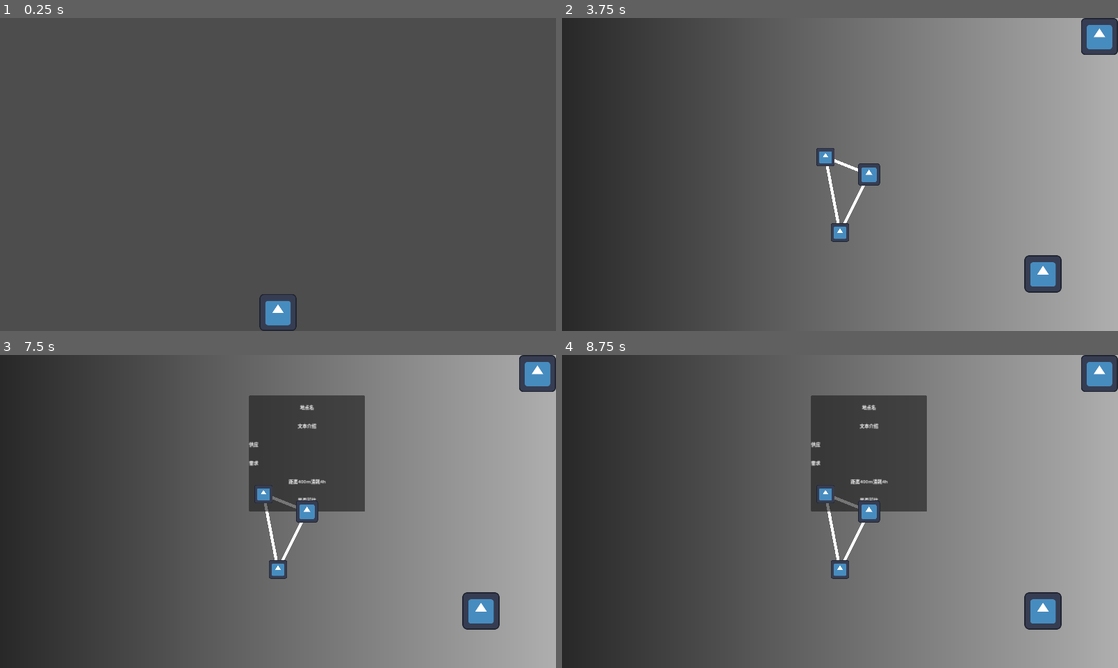
Above: before the commit, frames 1-4 (two rows, left to right).
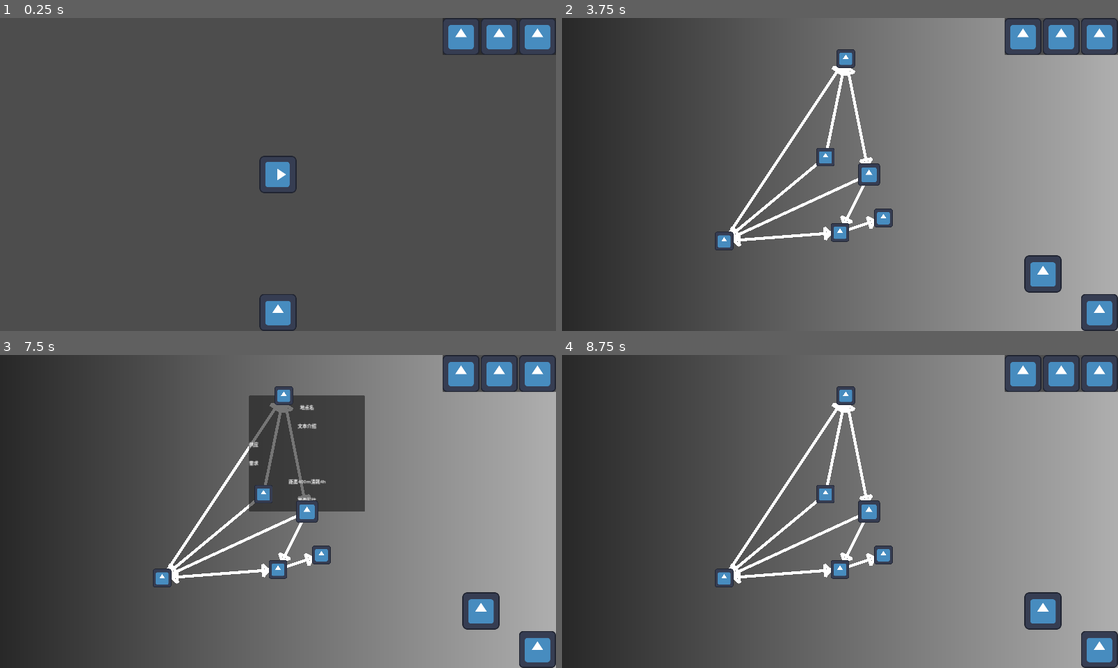
Above: after the commit, the same moments.

Repository: lxdua/EndingLine
Game: Godot game, scene res://Scene/BaseScene/base_scene.tscn
Same seed, same stepped clock (60 frames per second), same inputs: the game is played once before the commit and once after it. The engine's default icon, where the game draws it, is replaced by a stand-in: a white triangle on a blue panel in a dark square.
Inputs (mouse positions are in pixels of both pictures, inside the frame that each line leads up to):
- Up to frame 1 (0.25 s): no input
- Up to frame 2 (3.75 s): click (1023, 36) at 0.52 s; click (1101, 36) at 1.27 s; click (1062, 36) at 2.02 s; click (1062, 36) at 2.77 s; click (840, 312) at 3.5 s
- Up to frame 3 (7.5 s): click (483, 611) at 4.25 s; tap Enter at 5, 6.5 s; move the mouse to (283, 502) at 5.02 s; press the mouse at (283, 502) at 5.03 s; tap Space at 5.75, 7.25 s; move the mouse to (272, 530) at 5.77 s; release the mouse at (272, 530) at 5.78 s; hold A 5.78-6.53 s; click (272, 530) at 5.85 s; move the mouse to (294, 539) at 6.52 s; press the mouse at (294, 539) at 6.53 s; move the mouse to (305, 511) at 7.27 s; release the mouse at (305, 511) at 7.28 s; click (305, 511) at 7.35 s
- Up to frame 4 (8.75 s): tap Enter at 8 s; move the mouse to (823, 492) at 8.02 s; press the mouse at (823, 492) at 8.03 s; hold A from 8.03 s (still down)

The runs differ from the first frame. In frame 1, 1.9% of the frame differs, in the area x 46-100%, y 0-56%; in frame 2, 4.5%; in frame 3, 4.5%; in frame 4, 11%, in the area x 27-100%, y 0-100%.

Commit message:
交一发倍速，补刀到达不了的节点的判定

Diff:
--- a/endinglinetry/Resource/Map/MapRes/map1.tres
+++ b/endinglinetry/Resource/Map/MapRes/map1.tres
@@ -4,5 +4,5 @@
 
 [resource]
 script = ExtResource("1_nrlxa")
-station_pos_list = Array[Vector2]([Vector2(100, 0), Vector2(-50, -60), Vector2(0, 200)])
-track_list = Array[Vector3i]([Vector3i(0, 1, 50), Vector3i(1, 2, 30), Vector3i(0, 2, 300)])
+station_pos_list = Array[Vector2]([Vector2(100, 0), Vector2(-50, -60), Vector2(0, 200), Vector2(150, 150), Vector2(-400, 230), Vector2(20, -400)])
+track_list = Array[Vector3i]([Vector3i(0, 2, 100), Vector3i(0, 4, 50), Vector3i(0, 5, 30), Vector3i(5, 0, 40), Vector3i(1, 4, 0), Vector3i(1, 5, 70), Vector3i(2, 3, 50), Vector3i(2, 4, 60), Vector3i(4, 2, 40), Vector3i(4, 5, 10)])
--- a/endinglinetry/Scene/BaseScene/base_scene.gd
+++ b/endinglinetry/Scene/BaseScene/base_scene.gd
@@ -18,3 +18,20 @@
 	route_selection_scene.show_all()
 
 #endregion
+
+
+#region 倍速相关
+
+func _on_pause_button_pressed() -> void:
+	get_tree().set_pause(true)
+
+func _on_continue_button_pressed() -> void:
+	get_tree().set_pause(false)
+
+func _on_speed_up_button_button_down() -> void:
+	Engine.set_time_scale(2.0)
+
+func _on_speed_up_button_button_up() -> void:
+	Engine.set_time_scale(1.0)
+
+#endregion
--- a/endinglinetry/Scene/BaseScene/base_scene.tscn
+++ b/endinglinetry/Scene/BaseScene/base_scene.tscn
@@ -1,8 +1,45 @@
-[gd_scene load_steps=4 format=3 uid="uid://bvorf6qptqxej"]
+[gd_scene load_steps=7 format=3 uid="uid://bvorf6qptqxej"]
 
 [ext_resource type="Script" path="res://Scene/BaseScene/base_scene.gd" id="1_gwi6o"]
 [ext_resource type="Texture2D" uid="uid://dgbe8puaplb6m" path="res://icon.svg" id="1_osfmn"]
 [ext_resource type="PackedScene" uid="uid://c5vtntw4vu6n" path="res://Scene/RouteSelectionScene/route_selection_scene.tscn" id="2_7vr7o"]
+
+[sub_resource type="Animation" id="Animation_bdmcd"]
+resource_name = "666"
+loop_mode = 1
+tracks/0/type = "value"
+tracks/0/imported = false
+tracks/0/enabled = true
+tracks/0/path = NodePath(".:rotation")
+tracks/0/interp = 1
+tracks/0/loop_wrap = true
+tracks/0/keys = {
+"times": PackedFloat32Array(0, 1),
+"transitions": PackedFloat32Array(1, 1),
+"update": 0,
+"values": [0.0, 6.28319]
+}
+
+[sub_resource type="Animation" id="Animation_wacqr"]
+length = 0.001
+tracks/0/type = "value"
+tracks/0/imported = false
+tracks/0/enabled = true
+tracks/0/path = NodePath(".:rotation")
+tracks/0/interp = 1
+tracks/0/loop_wrap = true
+tracks/0/keys = {
+"times": PackedFloat32Array(0),
+"transitions": PackedFloat32Array(1),
+"update": 0,
+"values": [6.28319]
+}
+
+[sub_resource type="AnimationLibrary" id="AnimationLibrary_7adn5"]
+_data = {
+"666": SubResource("Animation_bdmcd"),
+"RESET": SubResource("Animation_wacqr")
+}
 
 [node name="BaseScene" type="Node2D" node_paths=PackedStringArray("secondary_scene_root", "route_selection_scene")]
 script = ExtResource("1_gwi6o")
@@ -14,6 +51,7 @@
 [node name="RouteSelectionScene" parent="SecondarySceneRoot" instance=ExtResource("2_7vr7o")]
 
 [node name="UI" type="CanvasLayer" parent="."]
+process_mode = 3
 
 [node name="ButtonContainer" type="HBoxContainer" parent="UI"]
 anchors_preset = 12
@@ -29,4 +67,45 @@
 layout_mode = 2
 texture_normal = ExtResource("1_osfmn")
 
+[node name="TimeContainer" type="PanelContainer" parent="UI"]
+anchors_preset = 1
+anchor_left = 1.0
+anchor_right = 1.0
+offset_left = -392.0
+offset_bottom = 128.0
+grow_horizontal = 0
+
+[node name="HBoxContainer" type="HBoxContainer" parent="UI/TimeContainer"]
+layout_mode = 2
+
+[node name="PauseButton" type="TextureButton" parent="UI/TimeContainer/HBoxContainer"]
+layout_mode = 2
+texture_normal = ExtResource("1_osfmn")
+
+[node name="ContinueButton" type="TextureButton" parent="UI/TimeContainer/HBoxContainer"]
+layout_mode = 2
+texture_normal = ExtResource("1_osfmn")
+
+[node name="SpeedUpButton" type="TextureButton" parent="UI/TimeContainer/HBoxContainer"]
+layout_mode = 2
+texture_normal = ExtResource("1_osfmn")
+
+[node name="BaseSceneRoot" type="Node2D" parent="."]
+
+[node name="Camera2D" type="Camera2D" parent="BaseSceneRoot"]
+
+[node name="Sprite2D" type="Sprite2D" parent="BaseSceneRoot"]
+rotation = 6.28319
+texture = ExtResource("1_osfmn")
+
+[node name="AnimationPlayer" type="AnimationPlayer" parent="BaseSceneRoot/Sprite2D"]
+libraries = {
+"": SubResource("AnimationLibrary_7adn5")
+}
+autoplay = "666"
+
 [connection signal="pressed" from="UI/ButtonContainer/RouteSelectionButton" to="." method="_on_route_selection_button_pressed"]
+[connection signal="pressed" from="UI/TimeContainer/HBoxContainer/PauseButton" to="." method="_on_pause_button_pressed"]
+[connection signal="pressed" from="UI/TimeContainer/HBoxContainer/ContinueButton" to="." method="_on_continue_button_pressed"]
+[connection signal="button_down" from="UI/TimeContainer/HBoxContainer/SpeedUpButton" to="." method="_on_speed_up_button_button_down"]
+[connection signal="button_up" from="UI/TimeContainer/HBoxContainer/SpeedUpButton" to="." method="_on_speed_up_button_button_up"]
--- a/endinglinetry/Scene/RouteSelectionScene/Station/station.gd
+++ b/endinglinetry/Scene/RouteSelectionScene/Station/station.gd
@@ -10,6 +10,7 @@
 func _ready() -> void:
 	global_position = station_position
 	route_selection.destination_id_update.connect(on_destination_id_update)
+	route_selection.ui_is_pressed.connect(on_ui_is_pressed)
 
 func _on_station_area_input_event(viewport: Node, event: InputEvent, shape_idx: int) -> void:
 	if event.is_action_pressed("mouse_left"):
@@ -22,6 +23,9 @@
 	else:
 		hide_station_content()
 
+func on_ui_is_pressed():
+	hide_station_content()
+
 func show_station_content():
 	content_container.show()
 
--- a/endinglinetry/Scene/RouteSelectionScene/Track/track.gd
+++ b/endinglinetry/Scene/RouteSelectionScene/Track/track.gd
@@ -8,20 +8,27 @@
 @onready var track_line: Line2D = $TrackLine
 @onready var track_area: Area2D = $TrackArea
 @onready var track_collision_shape: CollisionShape2D = $TrackArea/TrackCollisionShape
+@onready var track_arrow: Line2D = $TrackArrow
 
 func _ready() -> void:
+	init_track()
+
+
+func _on_track_area_input_event(viewport: Node, event: InputEvent, shape_idx: int) -> void:
+	if event.is_action_pressed("mouse_left"):
+		print(start_station.station_id, " ", end_station.station_id, " ", track_length)
+
+func init_track():
 	global_position = start_station.station_position
 	var dist: = end_station.station_position - start_station.station_position
+	dist *= 1.0 - 32.0 / dist.length()
 	track_line.add_point(Vector2.ZERO)
 	track_line.add_point(dist)
+	track_arrow.position = dist
+	track_arrow.rotation = dist.angle()
 	var new_shape = RectangleShape2D.new()
 	new_shape.size.y = track_line.width
 	new_shape.size.x = dist.length()
 	track_collision_shape.shape = new_shape
 	track_collision_shape.position.x += dist.length() / 2
 	track_area.rotation = dist.angle()
-
-
-func _on_track_area_input_event(viewport: Node, event: InputEvent, shape_idx: int) -> void:
-	if event.is_action_pressed("mouse_left"):
-		print(start_station.station_id, " ", end_station.station_id, " ", track_length)
--- a/endinglinetry/Scene/RouteSelectionScene/Track/track.tscn
+++ b/endinglinetry/Scene/RouteSelectionScene/Track/track.tscn
@@ -11,4 +11,8 @@
 
 [node name="TrackCollisionShape" type="CollisionShape2D" parent="TrackArea"]
 
+[node name="TrackArrow" type="Line2D" parent="."]
+points = PackedVector2Array(-20, -20, 0, 0, -20, 20)
+closed = true
+
 [connection signal="input_event" from="TrackArea" to="." method="_on_track_area_input_event"]
--- a/endinglinetry/Scene/RouteSelectionScene/route_selection_scene.gd
+++ b/endinglinetry/Scene/RouteSelectionScene/route_selection_scene.gd
@@ -4,8 +4,8 @@
 const STATION: = preload("res://Scene/RouteSelectionScene/Station/station.tscn")
 const TRACK: = preload("res://Scene/RouteSelectionScene/Track/track.tscn")
 
-const MAX_STATION_NUM: = 5
-const MAX_TRACK_LENGTH: = 100000
+const MAX_STATION_NUM: = 500
+const MAX_TRACK_LENGTH: = INF
 
 @export var map_res: MapRes
 
@@ -125,6 +125,10 @@
 	current_station_id = 0
 
 func drive():
+	if matrix[current_station_id][destination_id] == INF:
+		print("无法到达！")
+		return
+	print("出发！")
 	route_list = get_shortest_path(station_dict[current_station_id], station_dict[destination_id])
 	print(route_list)
 	while not route_list.is_empty():
@@ -147,6 +151,8 @@
 @onready var map: CanvasLayer = $Map
 @onready var ui: CanvasLayer = $UI
 
+signal ui_is_pressed
+
 func show_all():
 	map.show()
 	ui.show()
@@ -157,11 +163,30 @@
 
 ## 确认出发
 func _on_set_sail_button_pressed() -> void:
+	ui_is_pressed.emit()
 	drive()
-	print("出发！")
+
 
 func _on_close_button_pressed() -> void:
+	ui_is_pressed.emit()
 	hide_all()
 	print("关闭")
 
 #endregion
+
+
+#region 倍速相关
+
+func _on_pause_button_pressed() -> void:
+	get_tree().set_pause(true)
+
+func _on_continue_button_pressed() -> void:
+	get_tree().set_pause(false)
+
+func _on_speed_up_button_button_down() -> void:
+	Engine.set_time_scale(2.0)
+
+func _on_speed_up_button_button_up() -> void:
+	Engine.set_time_scale(1.0)
+
+#endregion
--- a/endinglinetry/Scene/RouteSelectionScene/route_selection_scene.tscn
+++ b/endinglinetry/Scene/RouteSelectionScene/route_selection_scene.tscn
@@ -19,6 +19,7 @@
 
 [node name="Map" type="CanvasLayer" parent="."]
 layer = 3
+visible = false
 follow_viewport_enabled = true
 
 [node name="BackGround" type="Sprite2D" parent="Map"]
@@ -40,15 +41,19 @@
 editor_draw_drag_margin = true
 
 [node name="UI" type="CanvasLayer" parent="."]
+process_mode = 3
 layer = 4
 
 [node name="CloseButton" type="TextureButton" parent="UI"]
-anchors_preset = 1
+anchors_preset = 3
 anchor_left = 1.0
+anchor_top = 1.0
 anchor_right = 1.0
+anchor_bottom = 1.0
 offset_left = -128.0
-offset_bottom = 128.0
+offset_top = -128.0
 grow_horizontal = 0
+grow_vertical = 0
 texture_normal = ExtResource("1_wsivo")
 
 [node name="SetSailButton" type="TextureButton" parent="UI"]
@@ -65,5 +70,32 @@
 grow_vertical = 0
 texture_normal = ExtResource("1_wsivo")
 
+[node name="TimeContainer" type="PanelContainer" parent="UI"]
+anchors_preset = 1
+anchor_left = 1.0
+anchor_right = 1.0
+offset_left = -392.0
+offset_bottom = 128.0
+grow_horizontal = 0
+
+[node name="HBoxContainer" type="HBoxContainer" parent="UI/TimeContainer"]
+layout_mode = 2
+
+[node name="PauseButton" type="TextureButton" parent="UI/TimeContainer/HBoxContainer"]
+layout_mode = 2
+texture_normal = ExtResource("1_wsivo")
+
+[node name="ContinueButton" type="TextureButton" parent="UI/TimeContainer/HBoxContainer"]
+layout_mode = 2
+texture_normal = ExtResource("1_wsivo")
+
+[node name="SpeedUpButton" type="TextureButton" parent="UI/TimeContainer/HBoxContainer"]
+layout_mode = 2
+texture_normal = ExtResource("1_wsivo")
+
 [connection signal="pressed" from="UI/CloseButton" to="." method="_on_close_button_pressed"]
 [connection signal="pressed" from="UI/SetSailButton" to="." method="_on_set_sail_button_pressed"]
+[connection signal="pressed" from="UI/TimeContainer/HBoxContainer/PauseButton" to="." method="_on_pause_button_pressed"]
+[connection signal="pressed" from="UI/TimeContainer/HBoxContainer/ContinueButton" to="." method="_on_continue_button_pressed"]
+[connection signal="button_down" from="UI/TimeContainer/HBoxContainer/SpeedUpButton" to="." method="_on_speed_up_button_button_down"]
+[connection signal="button_up" from="UI/TimeContainer/HBoxContainer/SpeedUpButton" to="." method="_on_speed_up_button_button_up"]
